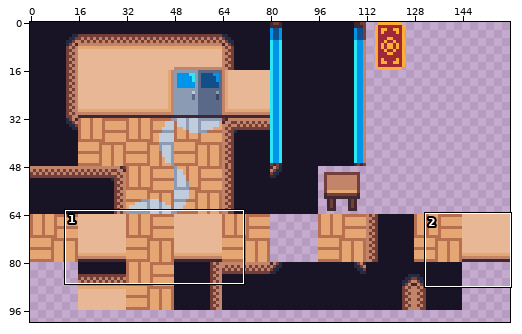
Edited in one commit: sprite sheet (res/img/room.png). The first picture is a wide view before the edit; the outline marks the close-up.
Close-up. First the earlier version:
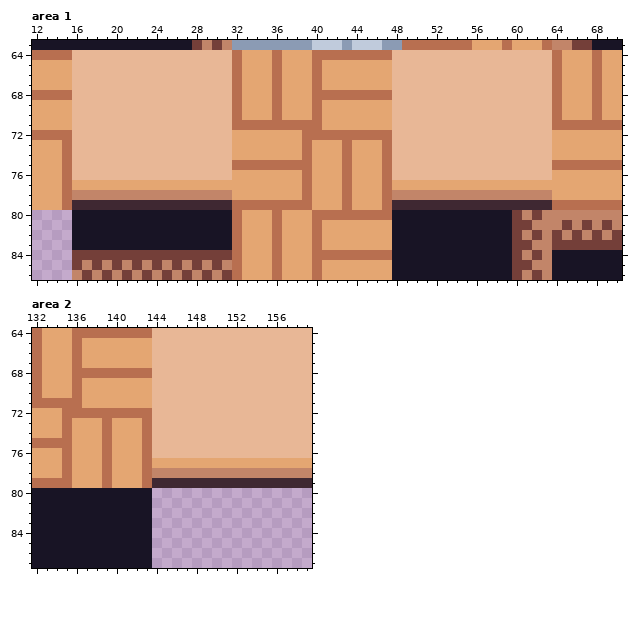
The file is 160x160 pixels. Shown: area 1: x 12..70, y 63..86; area 2: x 132..159, y 64..87. The wide view leaves out empty margins.
After:
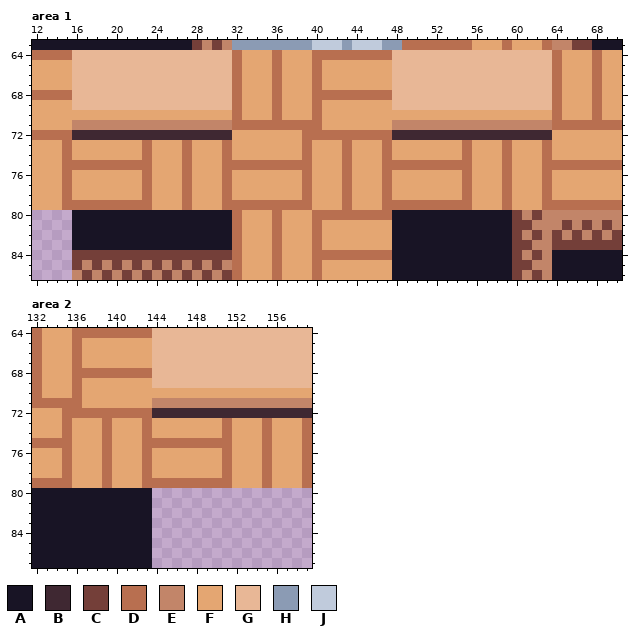
Palette (. is transparent): A #181425  B #3f2832  C #743f39  D #b86f50  E #c28569  F #e4a672  G #e8b796  H #8b9bb4  J #c0cbdc
Changes in this commit:
Area 1:
The author changed colour G to colour B in row 72 at x 16 to 31 and 48 to 63.
The author changed colour B to colour D in row 79 at x 16 to 23, 27, 31, 48 to 55, 59 and 63.
The author changed colour E to colour D in row 78 at x 23, 27, 31, 55, 59 and 63.
The author changed colour F to colour D in row 77 at x 23, 27, 31, 55, 59 and 63.
The author changed colour G to colour D in rows 73 to 74 at x 23, 27, 31, 55, 59 and 63; in row 75 at x 16 to 23, 27, 31, 48 to 55, 59 and 63; in row 76 at x 23, 27, 31, 55, 59 and 63.
The author changed colour G to colour E in row 71 at x 16 to 31 and 48 to 63.
The author changed colour B to colour F in row 79 at x 24 to 26, 28 to 30, 56 to 58 and 60 to 62.
The author changed colour E to colour F in row 78 at x 16 to 22, 24 to 26, 28 to 30, 48 to 54, 56 to 58 and 60 to 62.
The author changed colour G to colour F in row 70 at x 16 to 31 and 48 to 63; in rows 73 to 74 at x 16 to 22, 24 to 26, 28 to 30, 48 to 54, 56 to 58 and 60 to 62; in row 75 at x 24 to 26, 28 to 30, 56 to 58 and 60 to 62; in row 76 at x 16 to 22, 24 to 26, 28 to 30, 48 to 54, 56 to 58 and 60 to 62.
Area 2:
The author changed colour G to colour B in row 72 at x 144 to 159.
The author changed colour B to colour D in row 79 at x 144 to 151, 155 and 159.
The author changed colour E to colour D in row 78 at x 151, 155 and 159.
The author changed colour F to colour D in row 77 at x 151, 155 and 159.
The author changed colour G to colour D in rows 73 to 74 at x 151, 155 and 159; in row 75 at x 144 to 151, 155 and 159; in row 76 at x 151, 155 and 159.
The author changed colour G to colour E in row 71 at x 144 to 159.
The author changed colour B to colour F in row 79 at x 152 to 154 and 156 to 158.
The author changed colour E to colour F in row 78 at x 144 to 150, 152 to 154 and 156 to 158.
The author changed colour G to colour F in row 70 at x 144 to 159; in rows 73 to 74 at x 144 to 150, 152 to 154 and 156 to 158; in row 75 at x 152 to 154 and 156 to 158; in row 76 at x 144 to 150, 152 to 154 and 156 to 158.
